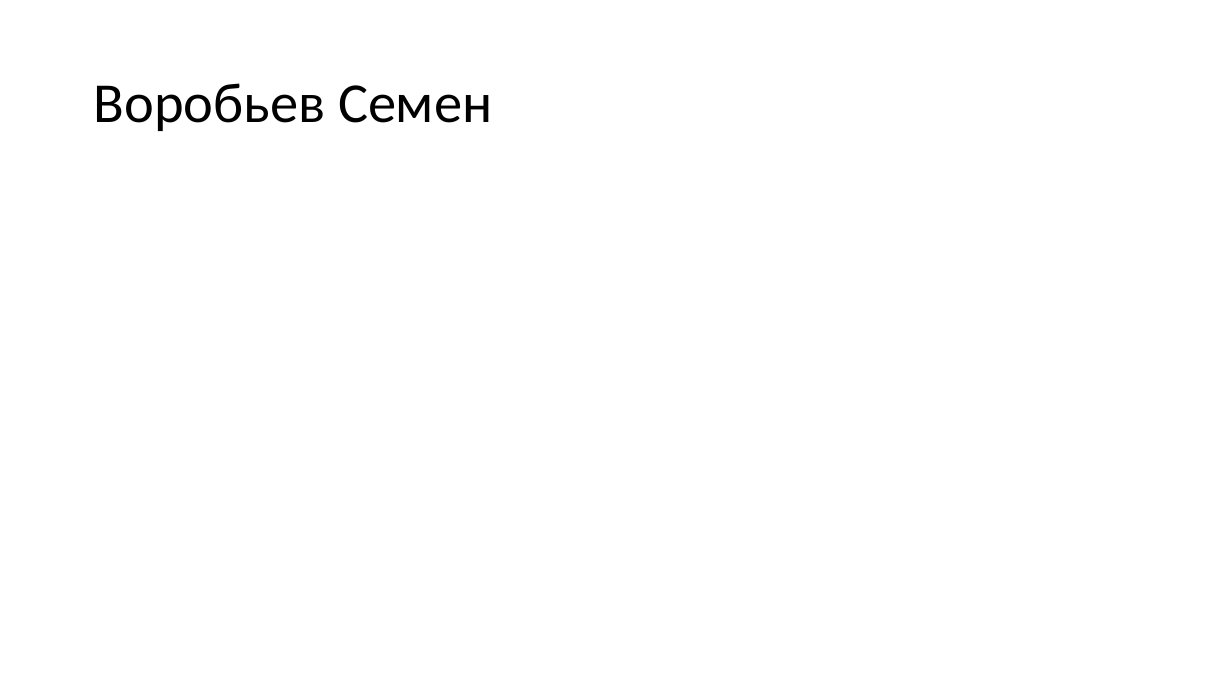
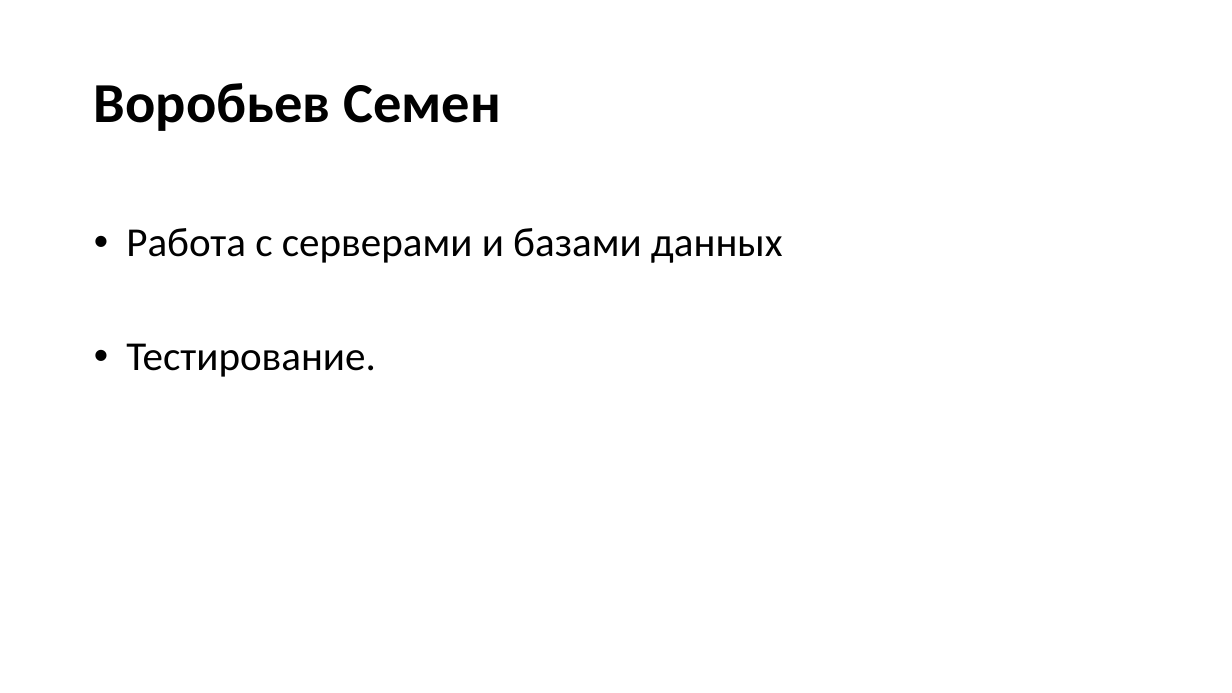
Before and after one commit to VoyakinH/TBot, a slide deck: slide 13 of TheExperts_презентация_.pptx. Drawn at 1232x693 pixels with LibreOffice and Linux fonts; fonts in the diff are those of the drawing. Boxes give left, top, right and bottom in pixels: in the first picture for what was removed or moved away, otherwise in the second. Text is boxed around its words. In the diff, an @@ line names an element or a change of style, - is before the commit and + after.

```diff
--- a/TheExperts_презентация_.pptx
+++ b/TheExperts_презентация_.pptx
@@ title "Воробьев Семен" at [94, 83, 501, 131]: bold on @@
@@ text added at [126, 228, 783, 377], 32 pt, text #000000 @@
+• Работа с серверами и базами данных
+• Тестирование.
```
Also in this commit, not shown: 5 other slides changed, 1 slide added, 2 slides removed.
